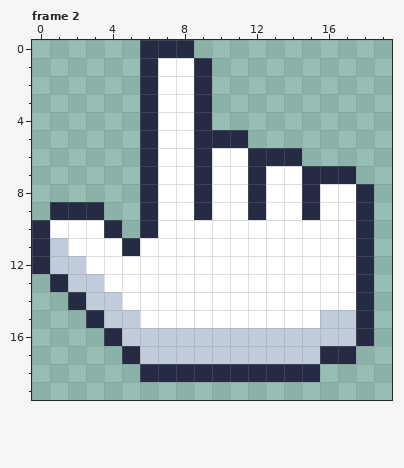
Pixel-art file, stored at public/sprites/cursors.aseprite. The picture above is the old version.
20x20 pixels, 2 frames. Shown: frame 2.
Once edited:
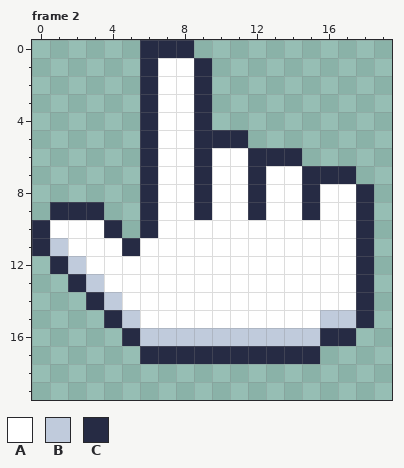
Palette (. is transparent): A #ffffff  B #c0cbdc  C #262b44
The commit says: reduce shadow
Diff:
{"where": "frame 2"}
{"frame":2,"y":12,"x":0,"old":"CB","new":".C"}
{"frame":2,"y":13,"x":1,"old":"CB","new":".C"}
{"frame":2,"y":14,"x":2,"old":"CB","new":".C"}
{"frame":2,"y":15,"x":3,"old":"CB","new":".C"}
{"frame":2,"y":16,"x":4,"old":"CB","new":".C"}
{"frame":2,"y":16,"x":16,"old":"BBC","new":"CC."}
{"frame":2,"y":17,"x":5,"old":"CBBBBBBBBBBCC","new":".CCCCCCCCCC.."}
{"frame":2,"y":18,"x":6,"old":"CCCCCCCCCC","new":".........."}
{"label":"changed","picture_box":[32,256,374,382]}
